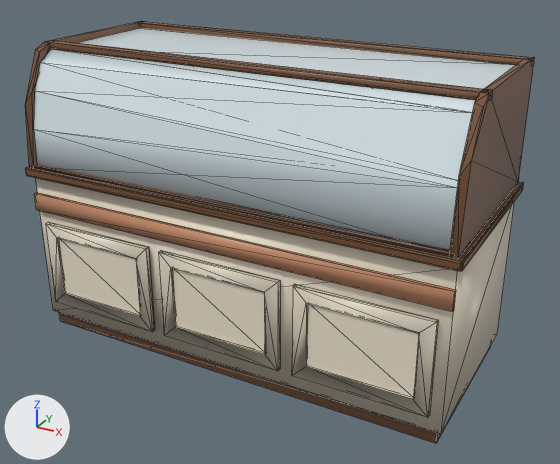
The glTF model web/public/assets/models/shops/bakeryCase.far.glb, before and after one commit.
The view is the same before and after, from a 50 mm lens placed at (1.54, -2.7, 1.88), pointed at (0.07, -0.02, 0.54). Lighting does not change. The marker at lower left points along +X, +Y and +Z. The older version comes first. Mesh edges are drawn as thin lines. Vertices at exactly the same position are counted once.

The first picture shows 'bakeryCase_far'.
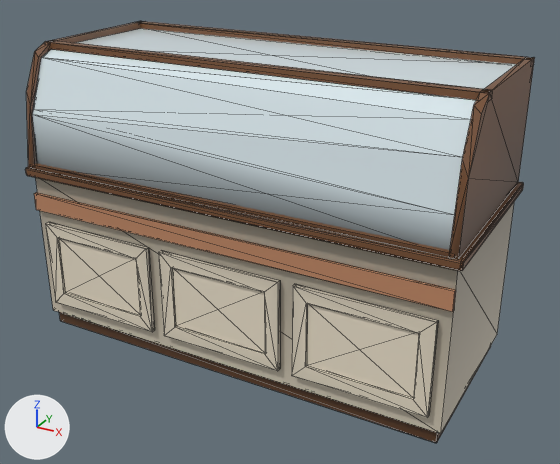
The edits, one by one:
me_bakerycase_far_001 is used by ob_bakerycase_far; location (0.0, 0.0, 0.0).
me_bakerycase_far_001 had 1123 vertices, 1705 faces and spanned x -0.97..0.97, y -0.43..0.43, z 0.0..1.29.
me_bakerycase_far_001 now has 1123 vertices, 1842 faces and spans x -0.97..0.97, y -0.43..0.43, z 0.0..1.29.
me_bakerycase_far_001 part 1: the loose piece of 4 vertices spanning x -0.92..0.92, y -0.23..0.38, z 1.26..1.27 is rebuilt with 4 vertices and now spans x -0.92..0.92, y -0.23..0.38, z 1.26..1.27.
me_bakerycase_far_001 part 2: 60 vertices moved from x -0.92..0.95, y -0.43..0.28, z 0.78..1.11 to x -0.95..0.92, y -0.43..0.28, z 0.78..1.12; 426 vertices removed from x -0.97..0.97, y -0.43..0.43, z 0.74..1.27; 425 vertices added at x -0.95..0.95, y -0.42..0.28, z 0.78..1.26.
me_bakerycase_far_001 part 3: 4 vertices removed from x -0.95..0.95, y 0.36..0.42, z 1.26; 4 vertices added at x -0.95..0.95, y 0.37..0.41, z 1.26.
me_bakerycase_far_001 part 4: 193 kept faces spanning x -0.93..0.95, y -0.42..0.41, z 0.0..1.29 get new vertex colours.
Other edits to the shape of me_bakerycase_far_001 do not show in these pictures.

Boxes [x1, y1, x2, y2] around the edits, measured in the pictures (560 x 464 px; the box of a moved part takes in the faces that stretch with it):
part 1 of me_bakerycase_far_001, rebuilt: before [77, 28, 515, 89]; after [76, 28, 517, 89]
part 2 of me_bakerycase_far_001, moved or reshaped: before [25, 42, 523, 271]; after [26, 42, 518, 259]
part 3 of me_bakerycase_far_001, moved or reshaped: before [140, 23, 534, 66]; after [140, 23, 523, 64]
part 4 of me_bakerycase_far_001, recoloured: [46, 25, 438, 436] in both
